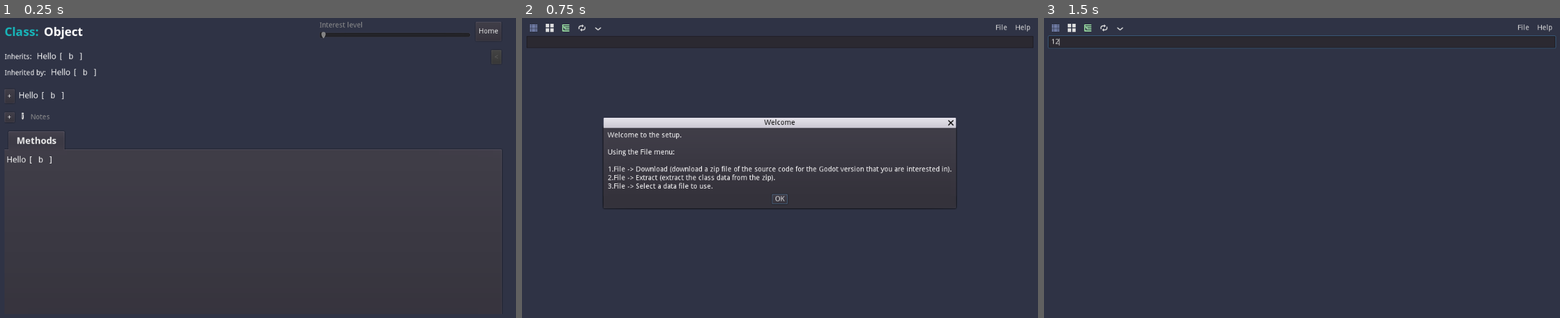
Above: before the commit, frames 1-3 (left to right).
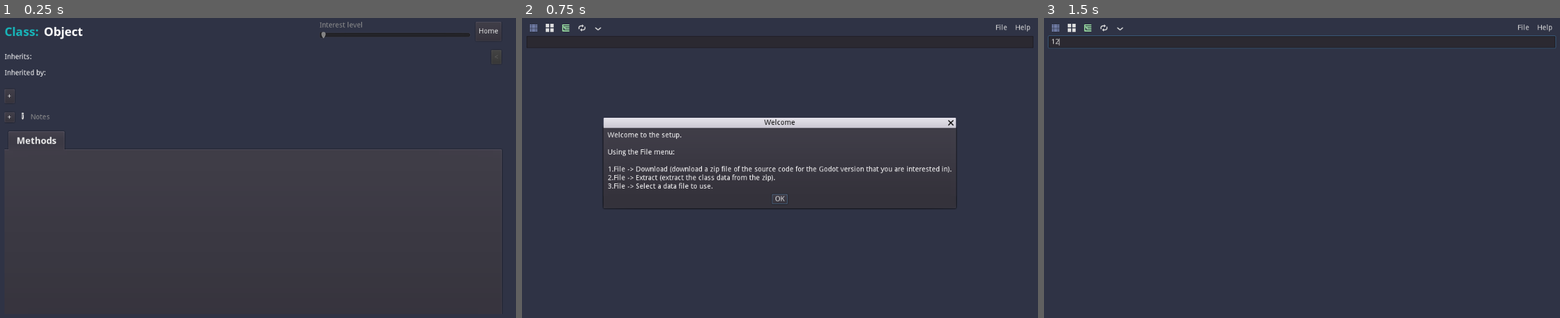
Above: after the commit, the same moments.

Repository: andrew-wilkes/gdscript-class-explorer
Game: Godot game, scene res://ClassDetails.tscn
Two runs of this game, one before a commit and one after it. Both use one fixed random seed, a clock stepped at 60 frames per second and the inputs below. This scene is started directly instead of the project's main scene.
Inputs (mouse positions are in pixels of both pictures, inside the frame that each line leads up to):
- Up to frame 1 (0.25 s): no input
- Up to frame 2 (0.75 s): click "Home" at 0.5 s
- Up to frame 3 (1.5 s): click (1302, 42) at 1.27 s; type "12" at 1.35 s

The runs differ from the first frame. In frame 1, 0.3% of the frame differs, in the area x 1-19%, y 11-49%; in frame 2, nothing differs; in frame 3, nothing differs.
Error in both runs: Invalid get index 'Object' (on base: 'Dictionary'). (res://data.gd:78)

Commit message:
Debug codeblock parser

Diff:
--- a/src/ContentRichTextLabel.gd
+++ b/src/ContentRichTextLabel.gd
@@ -1,6 +1,4 @@
 extends RichTextLabel
-
-# In codeblocks: disable unwanted bbcode such as [b] by replacing `[b]` with `[[/code][code]b]`. But, I want to use [color] for syntax highlighting.
 
 class_name RichContent
 
@@ -36,30 +34,32 @@
 	txt = add_links(txt)
 	txt = convert_colors(txt)
 	txt = txt.c_unescape()
+	txt = txt.replace("kbd]", "code]")
 	var bbcode =  parse_codeblocks(txt)
 	if parse_bbcode(bbcode) != OK:
 		print("Error parsing bbcode for: " + Data.selected_class)
 
 
 func test_parser():
-	print(parse_codeblocks(text))
+	print(parse_codeblocks(bbcode_text))
 
 
 func parse_codeblocks(txt: String):
-		# Just colorize inline code
+	# Just colorize inline code
 	for result in code_regex.search_all(txt):
 		var code_block = result.get_string(0)
 		if code_block.length() > 0:
-			txt = txt.replace(code_block, highlight_code(code_block))
+			var inner = result.get_string(1)
+			var new = code_block.replace(inner, filter_bbcode(inner))
+			txt = txt.replace(code_block, highlight_code(new))
 
 	# Assume single blocks of code are GDScript
 	for result in code_block_regex.search_all(txt):
 		var code_block = result.get_string(0)
 		if code_block.length() > 0:
-			txt = txt.replace(code_block, highlight_code(result.get_string(1)))
+			txt = txt.replace(code_block, highlight_code("[code]" + filter_bbcode(result.get_string(1)) + "[/code]"))
 
 	# Codeblocks
-	# Todo: Syntax highlight.
 	for result in code_blocks_regex.search_all(txt):
 		var code_block = result.get_string(0)
 		if code_block.length() > 0:
@@ -68,15 +68,15 @@
 				var snippet = block.get_string(0)
 				if snippet.length() > 0:
 					# Add lang name
-					new.append("[color=#" + lang_name_color.to_html(false) + "]" + block.get_string(1) + "[/color]")
+					new.append("[color=#" + lang_name_color.to_html(false) + "]" + get_lang_name(block.get_string(1)) + "[/color]")
 					# Add highlighted code
-					new.append("[code]" + highlight_code(block.get_string(2)) + "[/code]")
+					new.append(highlight_code("[code]" + filter_bbcode(block.get_string(2)) + "[/code]"))
 			txt = txt.replace(code_block, new.join("\n"))
 	return txt
 
 
 func highlight_code(code):
-	return "[color=#" + code_color.to_html(false) + "]" + filter_bbcode(code) + "[/color]"
+	return "[color=#" + code_color.to_html(false) + "]" + code + "[/color]"
 
 
 # Prevent bb_code from working in codeblock
@@ -84,8 +84,16 @@
 	for result in bb_regex.search_all(code):
 		var bb_code = result.get_string(0)
 		if bb_code.length() > 0:
-			code = code.replace("bb_code", "[/code][code]" + bb_code.substr(1))
+			code = code.replace(bb_code, "[[/code][code]" + bb_code.substr(1))
 	return code
+
+
+func get_lang_name(txt):
+	if txt == "csharp":
+		return "C#"
+	if txt == "gdscript":
+		return "GDScript"
+	return txt
 
 
 func add_links(txt: String):
--- a/src/ContentRichTextLabel.tscn
+++ b/src/ContentRichTextLabel.tscn
@@ -29,8 +29,6 @@
 custom_fonts/bold_font = SubResource( 4 )
 custom_fonts/normal_font = SubResource( 5 )
 bbcode_enabled = true
-bbcode_text = "Hello [code][ b ][/code]"
-text = "Hello [ b ]"
 fit_content_height = true
 selection_enabled = true
 script = ExtResource( 5 )
--- a/src/Tests.gd
+++ b/src/Tests.gd
@@ -16,7 +16,6 @@
 	Data.test_item_index += 1
 	if Data.test_item_index < Data.classes.size():
 		var cname = Data.classes.keys()[Data.test_item_index]
-		#print(cname)
 		Data.selected_class = cname
 		var _e = get_tree().change_scene("res://ClassDetails.tscn")
 	else:
